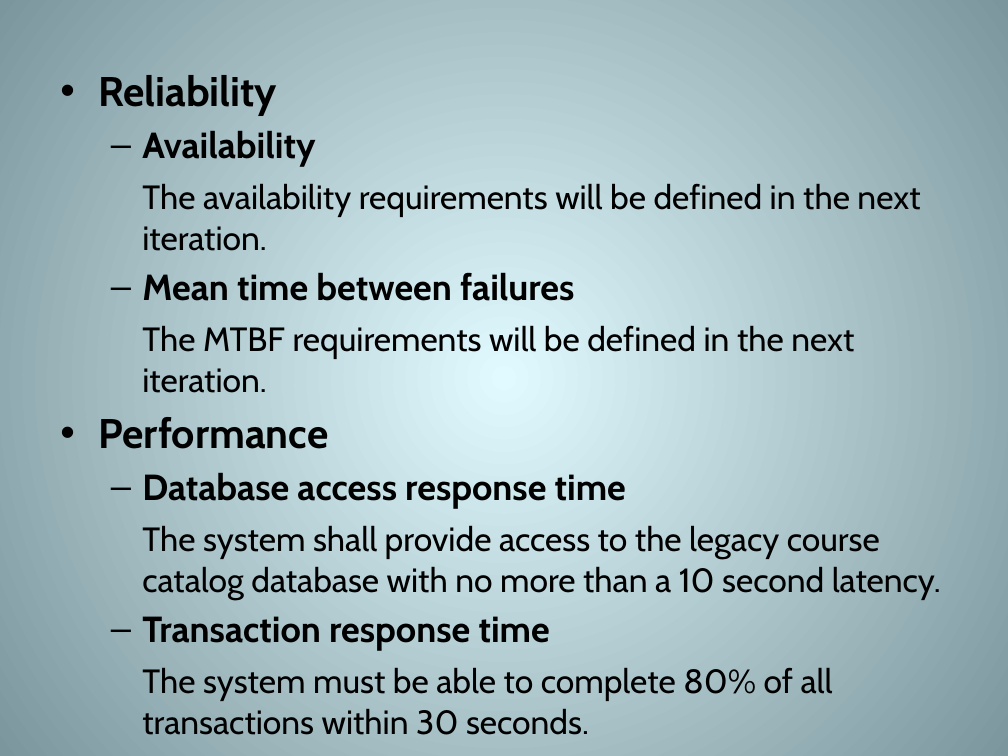
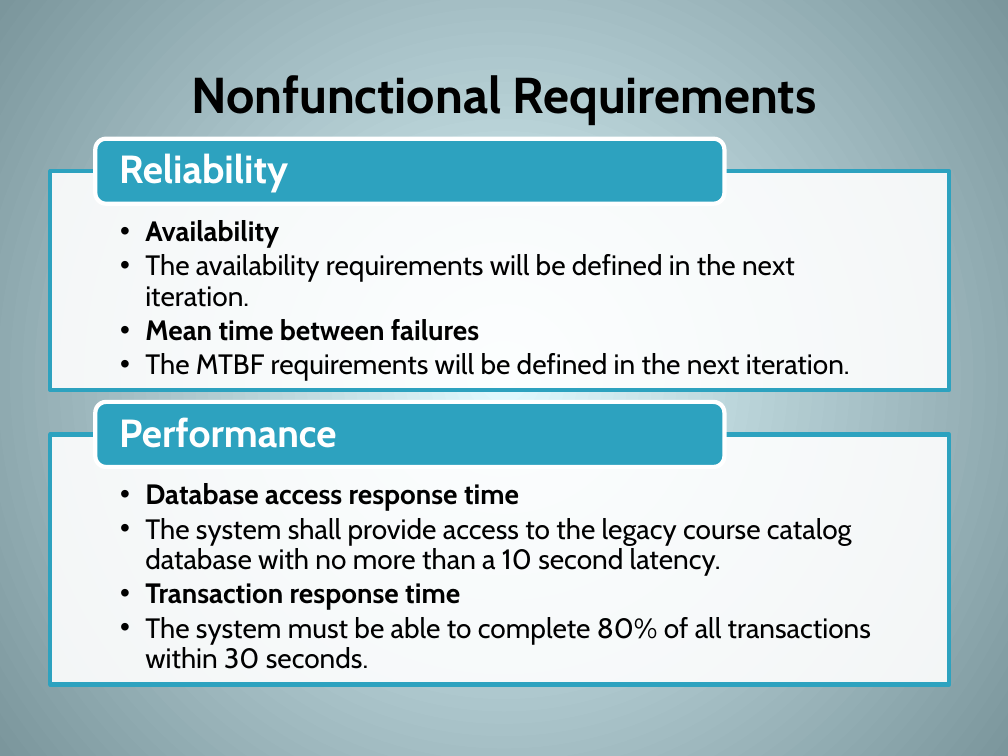
Before and after one commit to hjc/JagTrack, a slide deck: slide 9 of LCO_Brief_Placeholder/Deliverables/lco-briefing.pptx (slide 8 before the commit). Drawn at 1008x756 pixels with LibreOffice and Linux fonts; fonts in the diff are those of the drawing. Boxes give left, top, right and bottom in pixels: in the first picture for what was removed or moved away, otherwise in the second. Text is boxed around its words. In the diff, an @@ line names an element or a change of style, - is before the commit and + after.

```diff
--- a/LCO_Brief_Placeholder/Deliverables/lco-briefing.pptx
+++ b/LCO_Brief_Placeholder/Deliverables/lco-briefing.pptx
@@ text at box(98, 75, 920, 449): paragraphs removed @@
-• Reliability
-  – Availability
-  The availability requirements will be defined in the next iteration.
-  – Mean time between failures
-  The MTBF requirements will be defined in the next iteration.
-• Performance
@@ title added at box(191, 75, 817, 124), 36 pt, text #000000, bold @@
+Nonfunctional Requirements
@@ group added at box(50, 139, 950, 684): 3 texts, 2 rectangles, 2 rounded rectangles @@
+  •• Availability
+  •• The availability requirements will be defined in the next iteration.
+  •• Mean time between failures
+  •• The MTBF requirements will be defined in the next iteration.
+Reliability
+Performance
@@ text "Database access response time": place and size @@
-text "Database access response time" at box(98, 75, 941, 735)
+text "Database access response time" at box(145, 483, 871, 669)
@@ text "Database access response time" at box(145, 483, 871, 669): size 25.9 to 20 pt in "Database access response time", "Transaction response time"; size 24.1 to 20 pt in "The system shall provide access to the ...", "The system must be able to complete ..."; bullet – to ••; line spacing 1 to 0.9; less space between paragraphs; bullet none to •• @@
```
Also in this commit, not shown: 14 other slides changed, 4 slides added, 5 slides removed, 2 other files.
